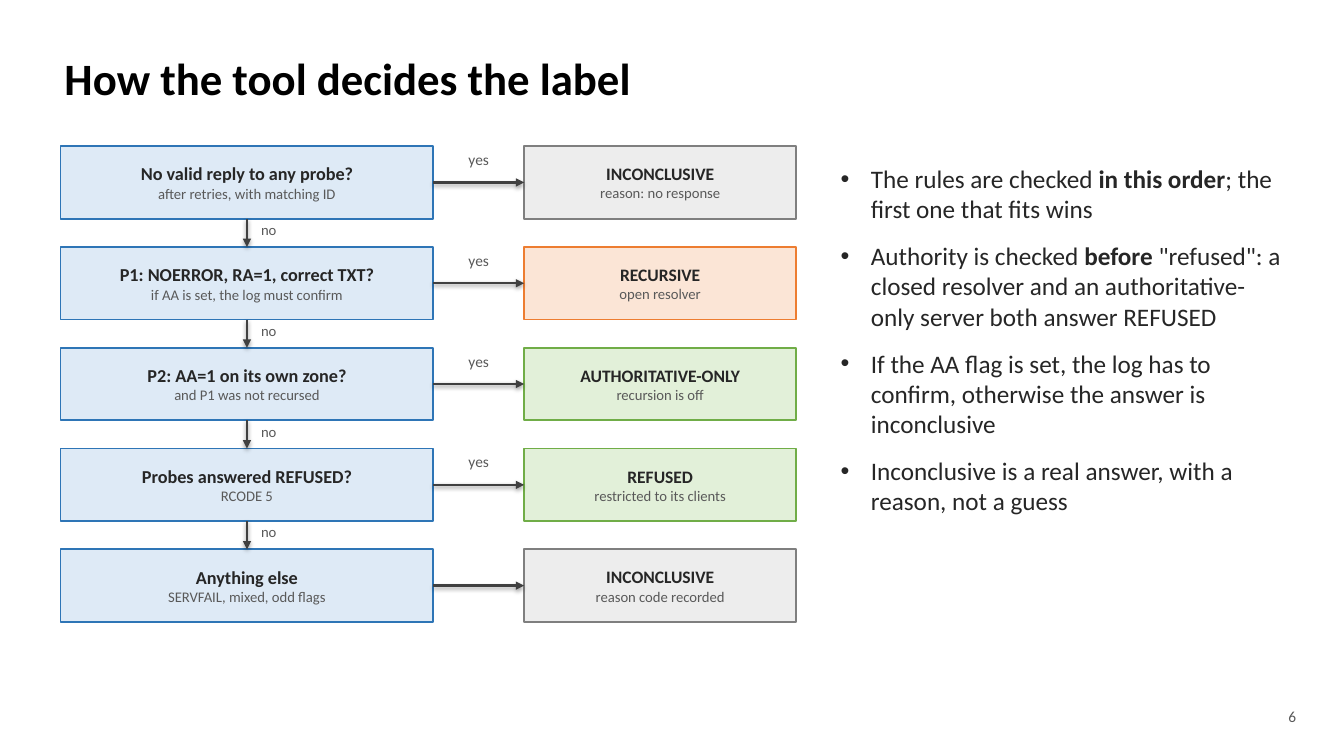
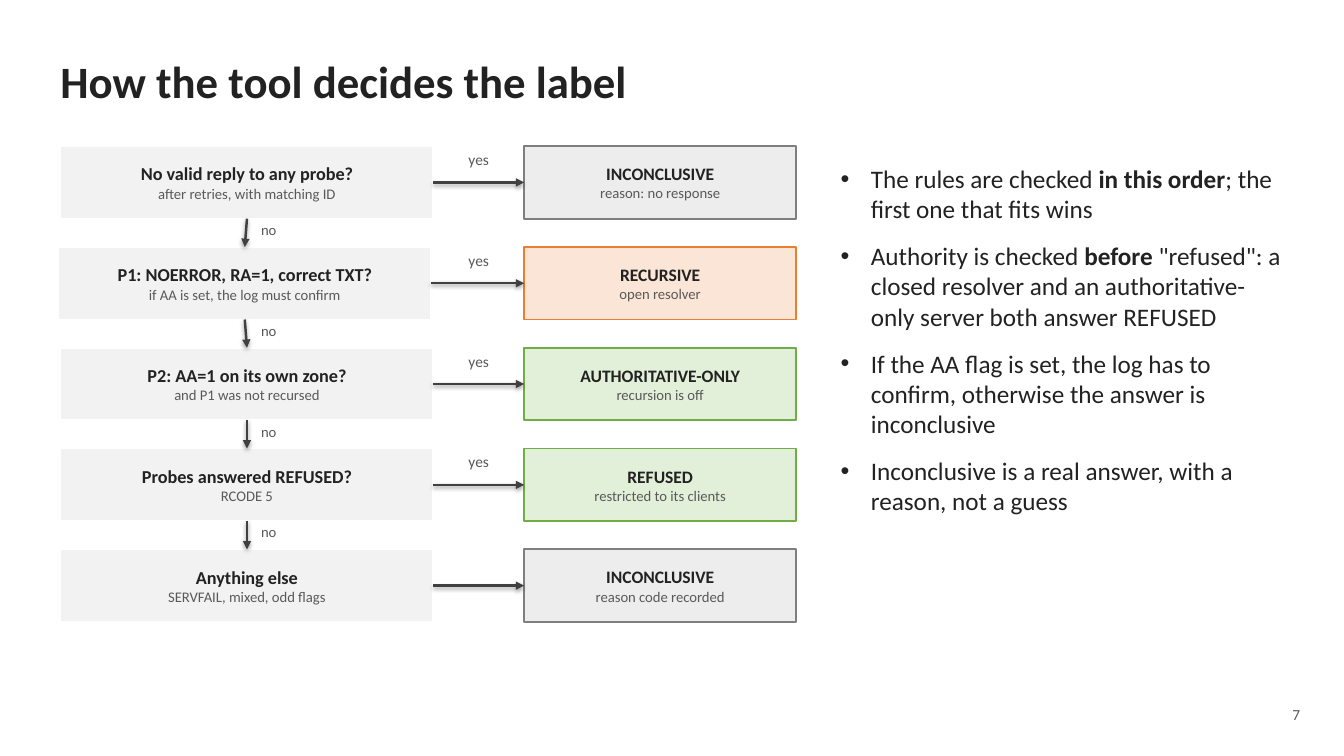
Before and after one commit to saurav-kr1/ps012-dns-resolver-exposure, a slide deck: slide 7 of docs/PS-012_Presentation.pptx (slide 6 before the commit). Drawn at 1344x756 pixels with LibreOffice and Linux fonts; fonts in the diff are those of the drawing. Boxes give left, top, right and bottom in pixels: in the first picture for what was removed or moved away, otherwise in the second. Text is boxed around its words. In the diff, an @@ line names an element or a change of style, - is before the commit and + after.

```diff
--- a/docs/PS-012_Presentation.pptx
+++ b/docs/PS-012_Presentation.pptx
@@ text "How the tool decides the ..." at (60, 66, 627, 99): text colour #000000 to #222222 @@
@@ text in rectangle at (141, 167, 353, 183): text colour #262626 to #222222 in "No valid reply to any probe?" @@
@@ fill #DEEAF6 to #F2F2F2; outline #2E75B6 1.25 pt to #FFFFFF 1.25 pt in 5 elements at (60, 146, 434, 219), (60, 348, 434, 420), (60, 449, 434, 521), (60, 549, 434, 622), (58, 247, 432, 320) @@
@@ text in rectangle at (118, 268, 372, 284): text colour #262626 to #222222 in "P1: NOERROR, RA=1, correct TXT?" @@
@@ text in rectangle at (147, 369, 347, 382): text colour #262626 to #222222 in "P2: AA=1 on its own zone?" @@
@@ text in rectangle at (142, 470, 352, 483): text colour #262626 to #222222 in "Probes answered REFUSED?" @@
@@ text in rectangle at (196, 571, 298, 587): text colour #262626 to #222222 in "Anything else" @@
@@ text at (1292, 710, 1300, 720): text changed @@
-6
+7
```
Also in this commit, not shown: 9 other slides changed, 6 slides added, 5 slides removed, 1 other file.
